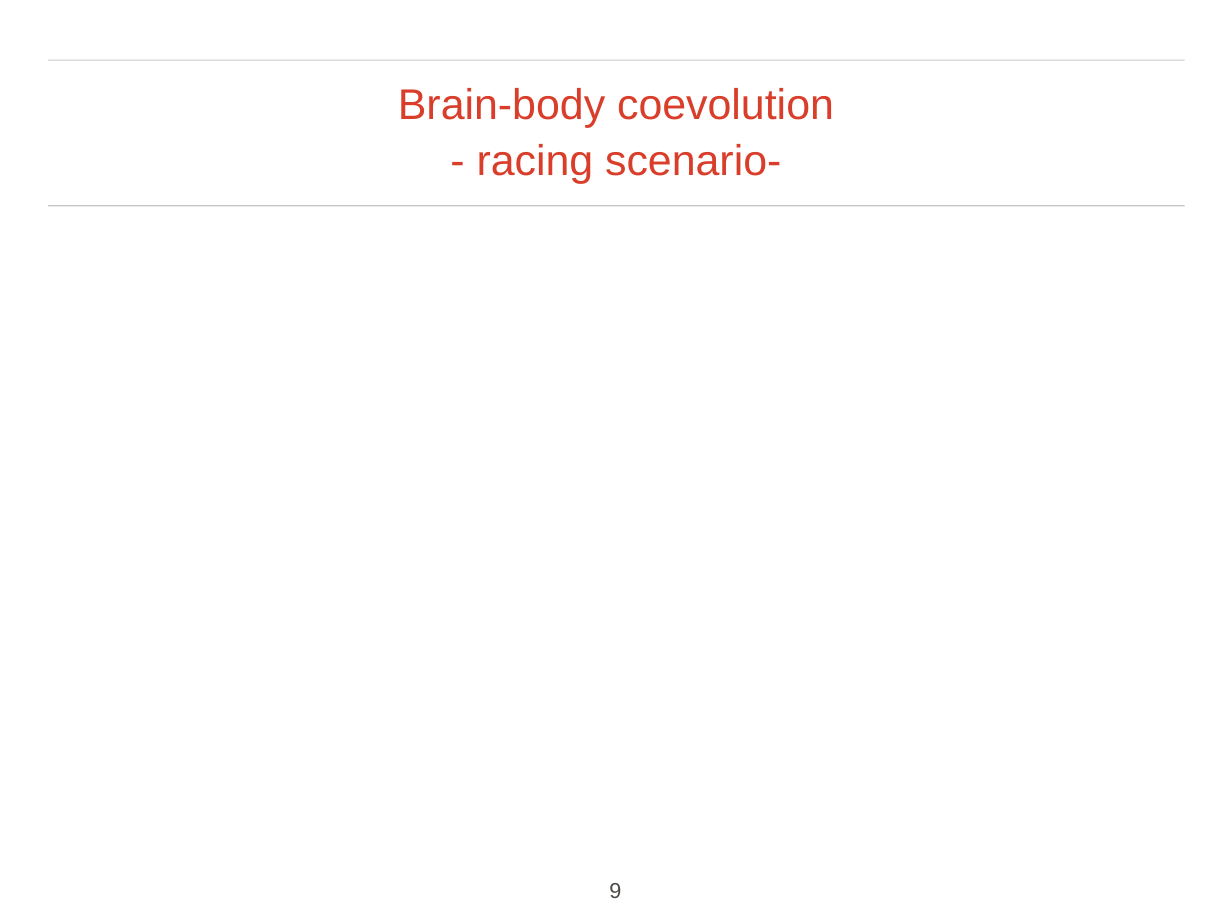
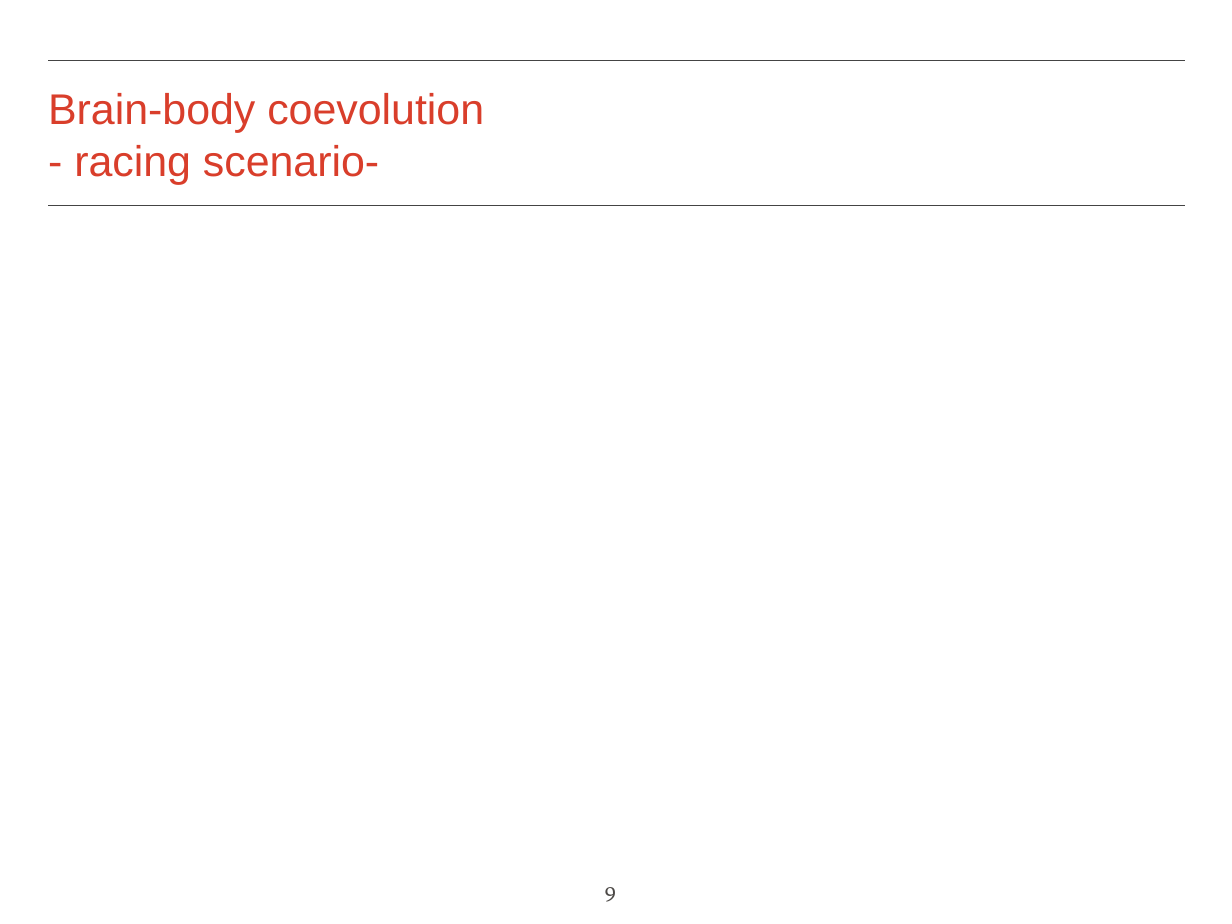
Before and after one commit to iulialexandra/evorobo, a slide deck: slide 9 of presentation_pp.pptx. Drawn at 1232x924 pixels with LibreOffice and Linux fonts; fonts in the diff are those of the drawing; background and template pictures are left out. Boxes give left, top, right and bottom in pixels: in the first picture for what was removed or moved away, otherwise in the second. Text is boxed around its words. In the diff, an @@ line names an element or a change of style, - is before the commit and + after.

```diff
--- a/presentation_pp.pptx
+++ b/presentation_pp.pptx
@@ freeform shape removed at (x1=49, y1=60, x2=1185, y2=60) @@
@@ rectangle added at (x1=49, y1=60, x2=1185, y2=60), outline #444444 0.99 pt @@
@@ text at (x1=48, y1=93, x2=484, y2=185): text changed @@
-Brain-body coevolution
-- racing scenario-
+Brain-body coevolution
+- racing scenario-
@@ freeform shape removed at (x1=49, y1=206, x2=1185, y2=206) @@
@@ rectangle added at (x1=49, y1=206, x2=1185, y2=206), outline #444444 0.99 pt @@
@@ page number at (x1=605, y1=887, x2=616, y2=902): font Arial to Vollkorn; alignment centre to left @@
```
Also in this commit, not shown: 14 other slides changed.
